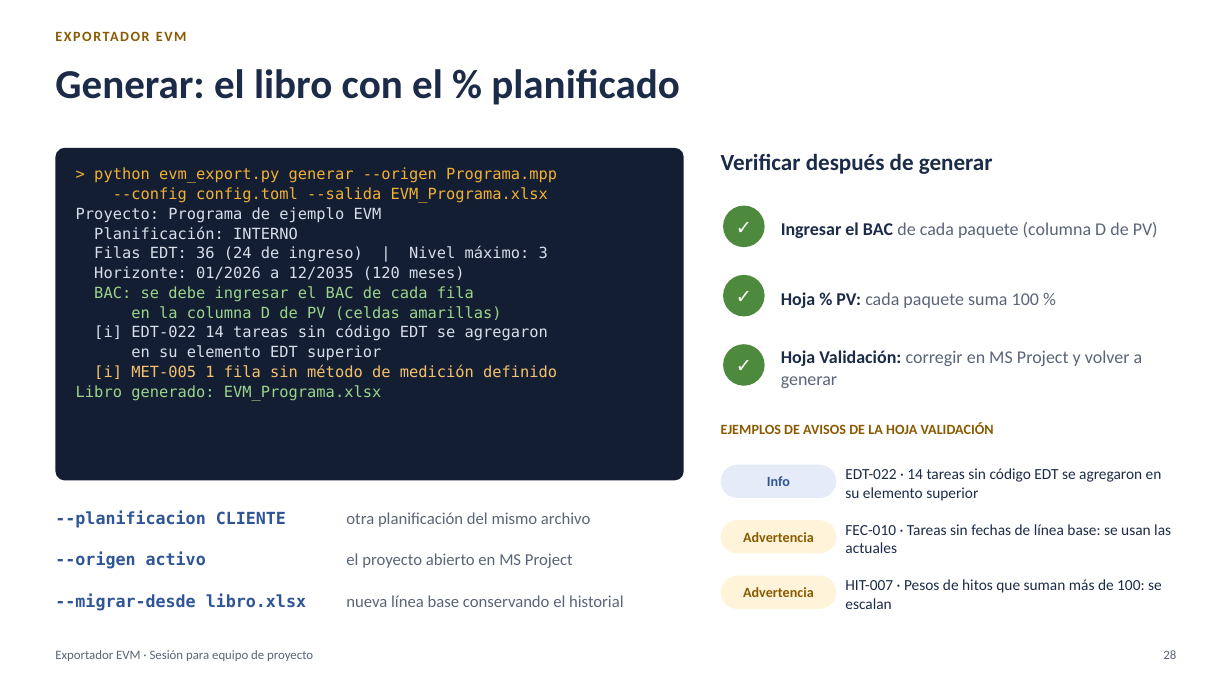
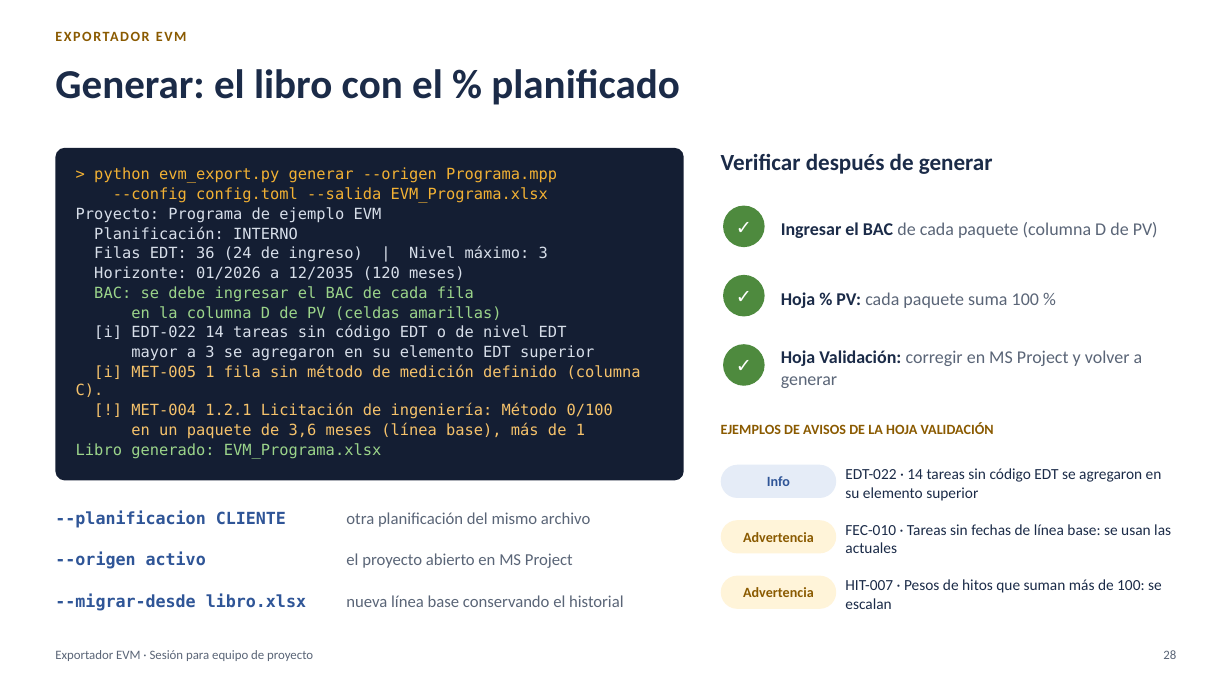
Before and after one commit to MarceloSalazar/evm-automation, a slide deck: slide 28 of docs/presentacion-jefes-de-proyecto.pptx. Drawn at 1232x693 pixels with LibreOffice and Linux fonts; fonts in the diff are those of the drawing. Boxes give left, top, right and bottom in pixels: in the first picture for what was removed or moved away, otherwise in the second. Text is boxed around its words. In the diff, an @@ line names an element or a change of style, - is before the commit and + after.

```diff
--- a/docs/presentacion-jefes-de-proyecto.pptx
+++ b/docs/presentacion-jefes-de-proyecto.pptx
@@ text at (76, 325, 641, 439): text changed; text colour #D7DEE9 to #F5C26B @@
-[i] EDT-022 14 tareas sin código EDT se agregaron
-en su elemento EDT superior
-[i] MET-005 1 fila sin método de medición definido
+[i] EDT-022 14 tareas sin código EDT o de nivel EDT
+mayor a 3 se agregaron en su elemento EDT superior
+[i] MET-005 1 fila sin método de medición definido (columna C).
+[!] MET-004 1.2.1 Licitación de ingeniería: Método 0/100
+en un paquete de 3,6 meses (línea base), más de 1
```
Also in this commit, not shown: 15 other slides changed, 1 other file.
